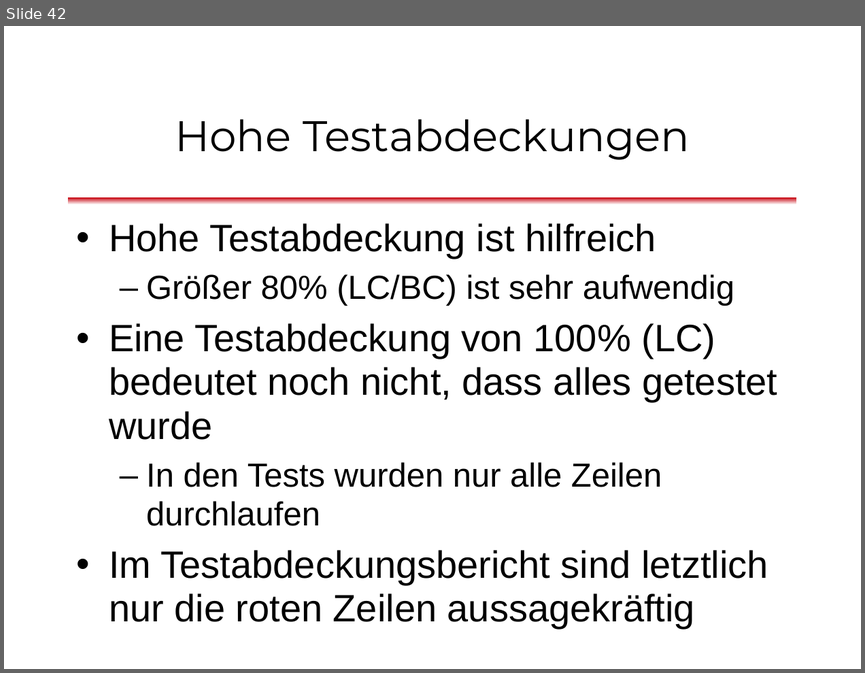
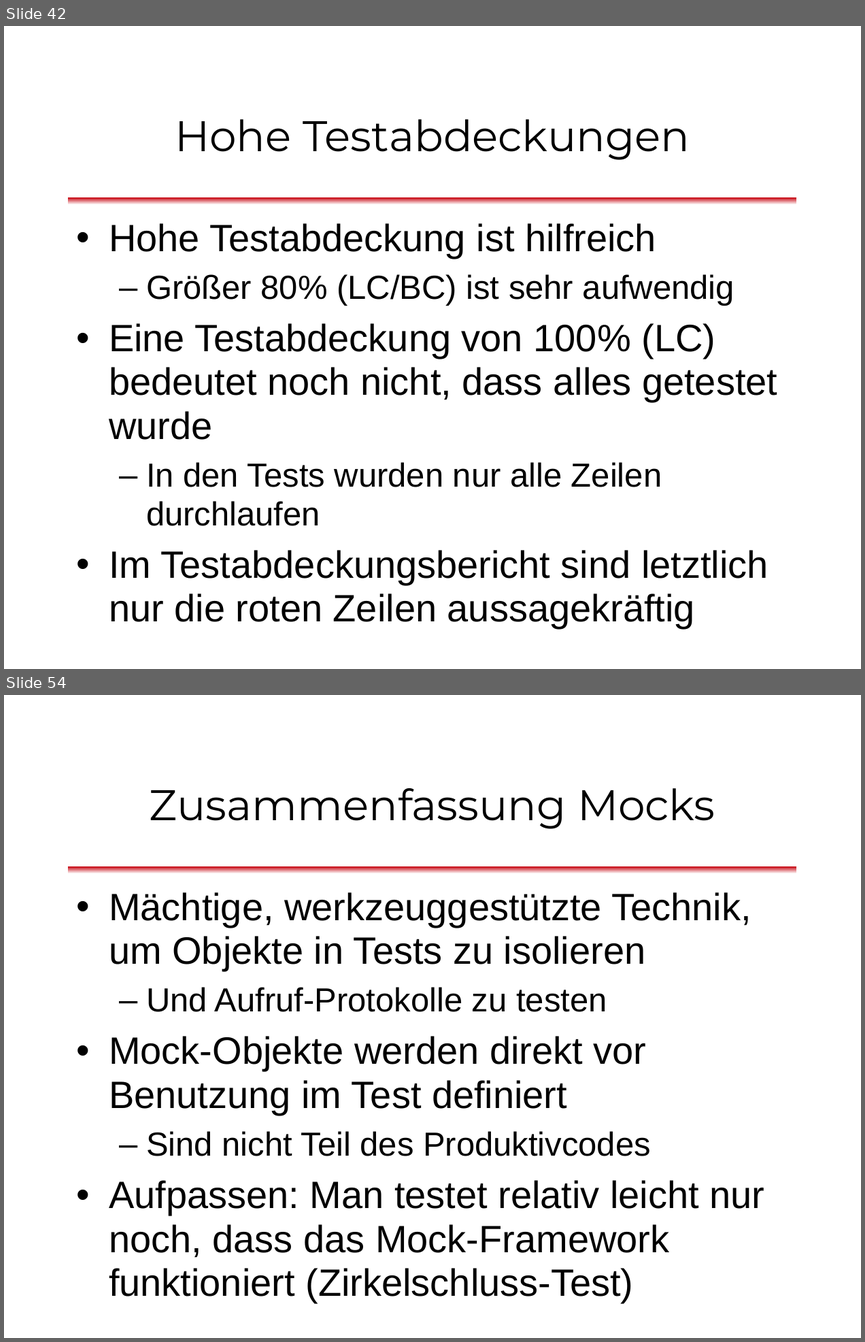
Before and after one commit to dlindner/vorlesung-se2-dhbw, a slide deck: added_2013/Unit Tests mit JUnit (2013).odp. Shown one above the other, each under a label of ours: slide 42 before the commit, slides 42 and 54 after it; the slides between them are not shown. The pictures are 865x673 and 865x1342 pixels, drawn with LibreOffice and Linux fonts; fonts in the diff are those of the drawing; background and template pictures are left out. Boxes give left, top, right and bottom in pixels: in the first picture for what was removed or moved away, otherwise in the second. Text is boxed around its words. In the diff, an @@ line names an element or a change of style, - is before the commit and + after.

Commit message:
Mock-Objekte beschrieben. Vorlesungseinheit fertig

```diff
--- a/added_2013/Unit Tests mit JUnit (2013).odp
+++ b/added_2013/Unit Tests mit JUnit (2013).odp
@@ slide 54 added at bbox=[4, 695, 861, 1338], background #FFFFFF; not listed: 1 template element that a slide beside it also shows @@
@@ title added at bbox=[150, 788, 715, 829], 36 pt, text #000000 @@
+Zusammenfassung Mocks
@@ text added at bbox=[109, 892, 764, 1303], 32 pt, text #000000 @@
+• Mächtige, werkzeuggestützte Technik, um Objekte in Tests zu isolieren
+  – Und Aufruf-Protokolle zu testen
+• Mock-Objekte werden direkt vor Benutzung im Test definiert
+  – Sind nicht Teil des Produktivcodes
+• Aufpassen: Man testet relativ leicht nur noch, dass das Mock-Framework funktioniert (Zirkelschluss-Test)
```
Also in this commit, not shown: 11 other slides added, 2 slides removed.
